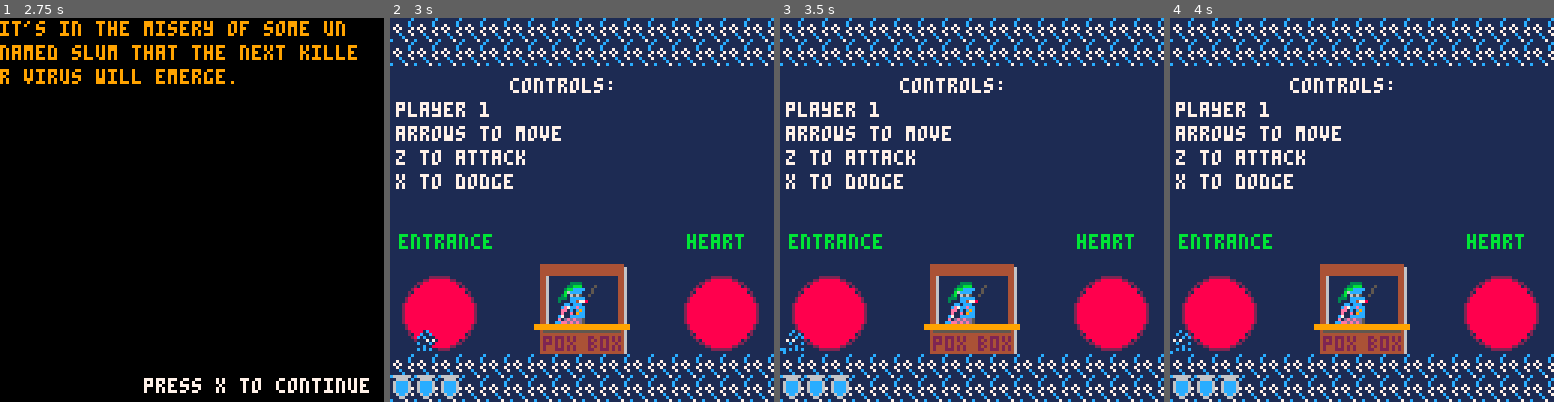
Above: before the commit, frames 1-4 (left to right).
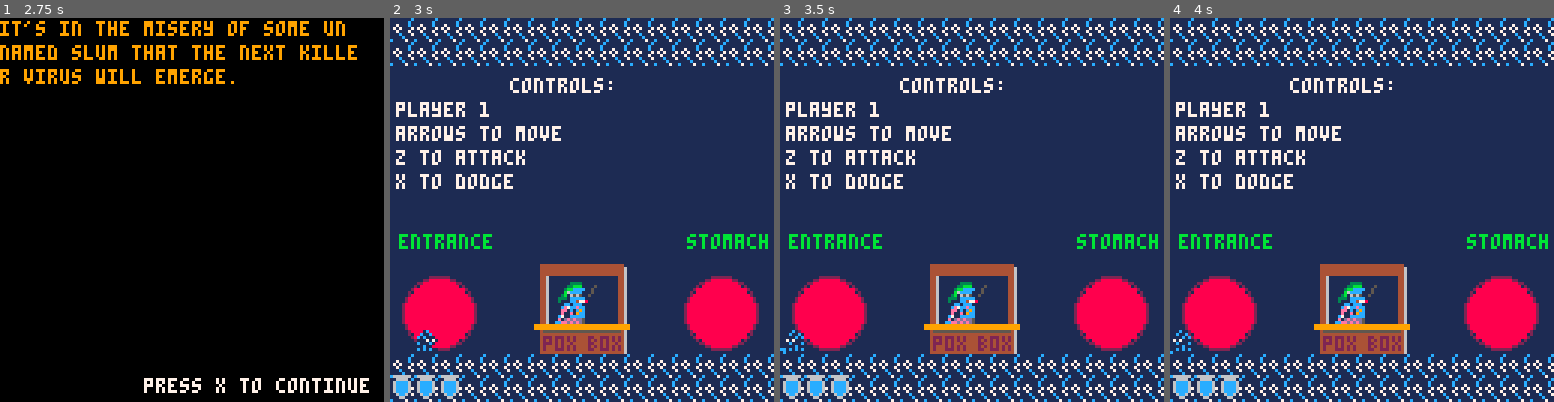
Above: after the commit, the same moments.

Repository: Von-dy/Game_Design_Final_Project
Game: PICO-8 cartridge current_build.p8
The game is run twice, just before and just after one commit, with the same random seed, the same clock (stepped at 60 frames per second) and the same inputs.
Inputs:
- Up to frame 1 (2.75 s): tap X (X key) at 0.33, 1.07, 1.85 s; tap O (Z key) at 0.7, 1.7, 2.1, 2.5 s; hold Right 1.6-2.1 s; hold Up 2.15-2.42 s; hold Right from 2.47 s (still down)
- Up to frame 2 (3 s): keep holding Right; tap O (Z key) at 2.9 s; tap X (X key) at 2.97 s
- Up to frame 3 (3.5 s): release Right at 3.03 s; hold Left from 3.08 s (still down); tap O (Z key) at 3.3 s
- Up to frame 4 (4 s): release Left at 3.58 s; hold Down 3.63-3.97 s; tap O (Z key) at 3.7 s

Frame 1 is identical in both runs. In frame 2, 0.3% of the frame differs, in the area x 77-99%, y 56-61%; in frame 3, 0.3%; in frame 4, 0.3%.

Commit message:
Added grab functionality

Diff:
--- a/current_build.p8
+++ b/current_build.p8
@@ -50,7 +50,7 @@
    screenshake=0,
    camx=0,
    camy=0,
-   b_remaining={1,2,3} --for testing
+   b_remaining={2} --for testing
  }
  --player list
  players = {}
@@ -216,7 +216,7 @@
  for w in all(boss.hurtboxes) do
   if w.h<=0 then del(boss.hboxes,w)
   elseif time()-w.spawn_time<2 then w.h=2
-  elseif time()-w.spawn_time<5 then w.h+=.4 w.y-=.4
+  elseif time()-w.spawn_time<5 then w.h+=.5 w.y-=.5
   elseif time()-w.spawn_time>5 then w.h-=.4 w.y+=.4
   end
  end
@@ -372,6 +372,7 @@
  local e=make_bullet(tile,i,sp,6,6,1,0)
  e.spawn=time()
  e.state=0
+ e.isgrabbable=true
  add(boss.bullets,e)
 end
 
@@ -429,6 +430,23 @@
  del(boss,boss.av)
 end
 
+function move_items()
+ for p in all(players) do
+  for i in all(p.items) do
+   if i.x<0 or i.x>128 then del(p.items,i) end
+   if i.isgrabbable==true then
+    i.x,i.y,i.hbox.x,i.hbox.y=p.x,p.y,p.x,p.y
+   end
+   if i.isgrabbable==false then
+    local ispd=-1
+    if i.d==1 then ispd=1 end
+    i.x+=ispd
+    i.hbox.x+=ispd
+   end
+  end
+ end
+end
+
 function move_bullets()
  for b in all(boss.bullets) do
   --save tokens
@@ -445,6 +463,10 @@
     p.scores[boss.id].hitstaken+=1
     game.screenshake=8
    end
+   if attackcollide(p,hbox) and b.isgrabbable==true and #p.items==0 then
+    add(p.items,b)
+    del(boss.bullets,b)
+   end
   end
 
   --don't touch safe space
@@ -484,7 +506,6 @@
 
    --enzymes
    if d==20 then
---    if b.state==-1 and time()-b.spawn%4==0 then b.state=0
     if b.state==0 then
      x-=1
      hx-=1
@@ -496,7 +517,6 @@
    end
 
    if d==21 then
---    if b.state==-1 and time()-b.spawn+1%4==0 then b.state=0
     --move along vertically
     if b.state==0 then
      y+=1
@@ -518,14 +538,6 @@
   end
  end
 end
-
---[[function col_collision(p,c)
- for i=p.x+3,p.x+6 do
-  for j=p.y+3,p.y+6 do
-   if pget(i,j)==c then p.hp-=1 end
-  end
- end
-end]]
 
 function makeplayer(slot)
  p={
@@ -567,7 +579,8 @@
    dflag=0,
    hp=3,
    hitcooldown=0,
-   hitbox={}
+   hitbox={},
+   items={}
  }
  if slot==1 then p.x=12 end
  --add player to list
@@ -676,10 +689,16 @@
  --attack
  if btn(4,n) then
   --start attack if not attacking
-  if a==0 and ac<1 then
+  if a==0 and ac<1 and #(player.items)==0 then
    player.hitbox=makehitbox(x,y,10,3)
-   hbox,a,ac=player.hitbox,1,40
-  end
+   hbox,a,ac,player.last_action=player.hitbox,1,40,4
+  end
+  if #(player.items)==1 and player.last_action==0 and player.items[1].isgrabbable==true then
+   player.items[1].isgrabbable=false
+   player.items[1].d=player.d
+  end
+ else
+  player.last_action=0
  end
 
  --extend hitbox
@@ -916,6 +935,7 @@
   end
  end
  move_bullets()
+ move_items()
  --if phase change
  if s~=boss.state then
   if s==0 then game.screenshake=60 end
@@ -1316,6 +1336,10 @@
   local p_hb=p.hitbox
   local pcol=0
   local scol=0
+
+ for i in all(p.items) do
+  spr(i.sprite,i.x,i.y)
+ end
 
   if p_cc==0 then
    pcol=2
